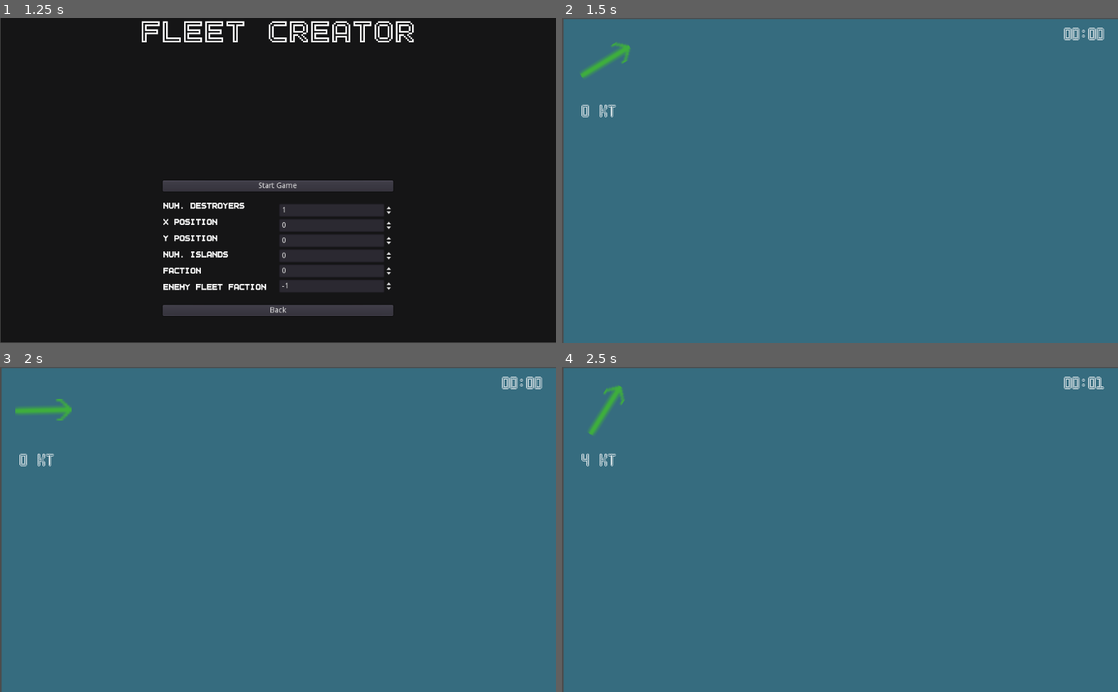
Above: before the commit, frames 1-4 (two rows, left to right).
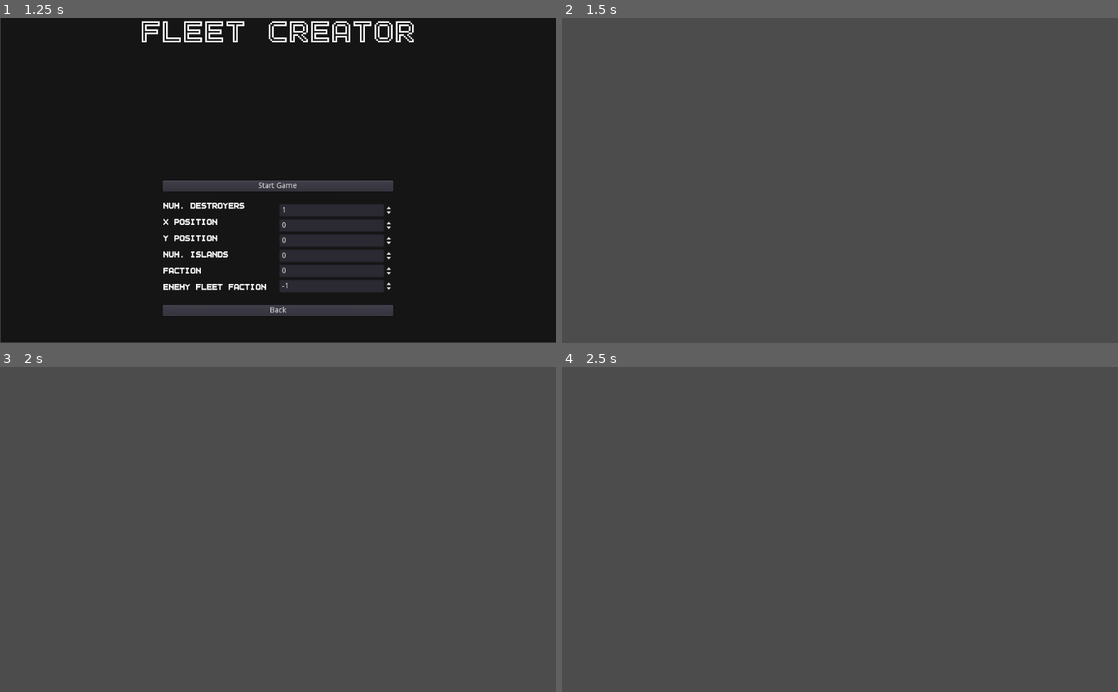
Above: after the commit, the same moments.

Repository: peter-shaw-benson/naval-game
Game: Godot game, scene res://gui/MainMenu.tscn
Two runs of this game, one before a commit and one after it. Both use one fixed random seed, a clock stepped at 60 frames per second and the inputs below.
Inputs (mouse positions are in pixels of both pictures, inside the frame that each line leads up to):
- Up to frame 1 (1.25 s): click "Start Game" at 0.5 s
- Up to frame 2 (1.5 s): click "Start Game" at 1.25 s
- Up to frame 3 (2 s): no input
- Up to frame 4 (2.5 s): move the mouse to (617, 461) at 2.02 s; hold X (bomb) from 2.03 s (still down); click (617, 461) at 2.17 s

Frame 1 is identical in both runs. In frame 2, 99% of the frame differs, in the area x 0-100%, y 0-100%; in frame 3, 99%; in frame 4, 99%.
Error before the commit: Invalid get index 'type' (on base: 'Dictionary'). (res://Game)
Error after the commit: Attempt to call function 'instance' in base 'null instance' on a null instance. (res://GameState.gd:69)

Commit message:
patched plane bug

Diff:
--- a/Squad/PlaneSquadron/PlaneSquadron.gd
+++ b/Squad/PlaneSquadron/PlaneSquadron.gd
@@ -186,10 +186,10 @@
 
 func _on_PlaneSquad_area_entered(area):
 	#print("plane hit base")
-
-	if current_target.distance_to(area.global_position) < 5:
-
-		emit_signal("planes_recovered", self)
+	if area.get_faction() == self.get_faction():
+		if current_target.distance_to(area.global_position) < 5:
+
+			emit_signal("planes_recovered", self)
 
 func carrier_launch(carrier):
 	carrier_origin = carrier
--- a/Squad/Squadron.tscn
+++ b/Squad/Squadron.tscn
@@ -8,17 +8,18 @@
 [ext_resource path="res://art/Squadron Sprites 2/sprite_3.png" type="Texture" id=6]
 [ext_resource path="res://art/Squadron Sprites 2/sprite_5.png" type="Texture" id=7]
 [ext_resource path="res://Miscellaneous/Detection Area.tscn" type="PackedScene" id=8]
+[ext_resource path="res://gui/StatusPopups.tscn" type="PackedScene" id=9]
 
 [sub_resource type="SpriteFrames" id=1]
 animations = [ {
+"frames": [ ExtResource( 4 ), ExtResource( 3 ), ExtResource( 2 ) ],
+"loop": true,
+"name": "squadron_basic",
+"speed": 5.0
+}, {
 "frames": [ ExtResource( 5 ), ExtResource( 6 ), ExtResource( 7 ) ],
 "loop": true,
 "name": "squadron_clicked",
-"speed": 5.0
-}, {
-"frames": [ ExtResource( 4 ), ExtResource( 3 ), ExtResource( 2 ) ],
-"loop": true,
-"name": "squadron_basic",
 "speed": 5.0
 } ]
 
@@ -37,9 +38,6 @@
 
 [sub_resource type="StyleBoxFlat" id=5]
 bg_color = Color( 0.12549, 0.12549, 0.12549, 1 )
-
-[sub_resource type="StyleBoxFlat" id=6]
-bg_color = Color( 0.831373, 0.878431, 0.137255, 1 )
 
 [node name="Squadron" type="Area2D" groups=[
 "squad_group",
@@ -85,20 +83,11 @@
 "_edit_use_anchors_": false
 }
 
-[node name="ArmorBar" type="ProgressBar" parent="."]
-margin_left = -31.125
-margin_top = 44.0
-margin_right = 30.875
-margin_bottom = 51.0
-custom_styles/fg = SubResource( 6 )
-custom_styles/bg = SubResource( 5 )
-value = 25.0
-percent_visible = false
-__meta__ = {
-"_edit_use_anchors_": false
-}
-
 [node name="ShotTimer" type="Timer" parent="."]
 wait_time = 0.5
+
+[node name="StatusPopups" parent="." instance=ExtResource( 9 )]
+margin_left = 0.176773
+margin_right = 40.1768
 [connection signal="area_entered" from="." to="." method="_on_Squadron_area_entered"]
 [connection signal="timeout" from="ShotTimer" to="." method="_on_ShotTimer_timeout"]
--- a/project.godot
+++ b/project.godot
@@ -19,7 +19,7 @@
 "language": "GDScript",
 "path": "res://Entities/Ships/Battleship.gd"
 }, {
-"base": "Airbase",
+"base": "ShipSquadron",
 "class": "Carrier",
 "language": "GDScript",
 "path": "res://Squad/Carrier/Carrier.gd"
@@ -68,6 +68,11 @@
 "class": "Ship",
 "language": "GDScript",
 "path": "res://Entities/Ships/Ship.gd"
+}, {
+"base": "Area2D",
+"class": "ShipSquadron",
+"language": "GDScript",
+"path": "res://Squad/ShipSquadron.gd"
 }, {
 "base": "Node2D",
 "class": "SquadFull",
@@ -107,6 +112,7 @@
 "Island": "",
 "PlaneSquadron": "",
 "Ship": "",
+"ShipSquadron": "",
 "SquadFull": "",
 "Squadron": "",
 "TorpDestroyer": "",
